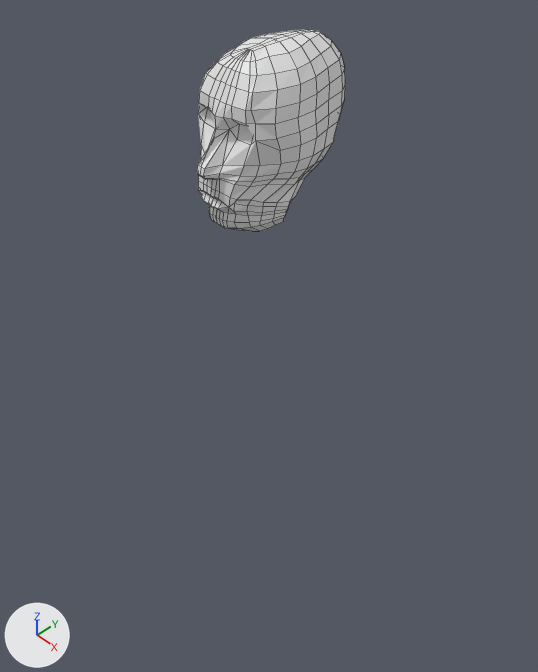
Before and after pictures for a commit that changed the Blender file LowPoly-Face.blend.
Before and after are seen from a 50 mm camera at (6.37, -5.89, 3.82) aimed at (0.01, 0.24, -3.75). The lights are fixed; the arrows at lower left show +X, +Y and +Z. Mesh edges are drawn as thin lines.
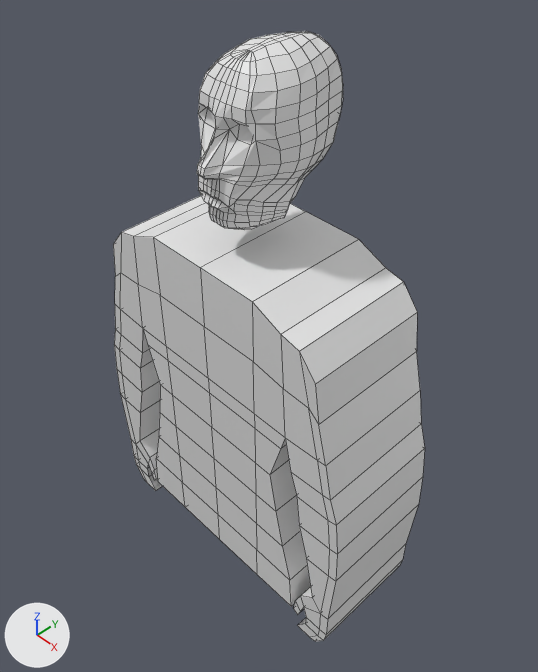
Commit message: ADD First Model Of Body

Scene script edits in JSON lines:
```json
{"block": "me_cube_002", "where": "# used by ob_cube; location = (0.0, 0.0, 0.0)"}
{"block": "me_cube_002", "where": "# verts and faces of me_cube_002; kept vertices keep their numbers, new ones are numbered from 240"}
{"block": "me_cube_002", "where": "# before: 4 (0.24, -0.3, -1.49) at pixel (251, 231), 46 (0.24, -0.3, -1.49) at pixel (251, 231), 97 (0.16, -0.35, -1.49) at pixel (244, 230), 120 (0.4, 0.13, -1.46) at pixel (283, 221), 121 (0.37, 0.01, -1.47) at pixel (275, 225)"}
{"block": "me_cube_002", "where": "# before: 122 (0.36, -0.11, -1.47) at pixel (267, 228), 123 (0.32, -0.23, -1.48) at pixel (259, 231), 126 (0.44, -0.1, -1.34) at pixel (272, 221), 127 (0.4, -0.29, -1.33) at pixel (260, 225), 128 (0.35, -0.41, -1.33) at pixel (251, 227)"}
{"block": "me_cube_002", "where": "# before: 206 (0.46, -0.11, -1.28) at pixel (273, 218), 207 (0.42, -0.3, -1.25) at pixel (260, 221)"}
{"op": "remove", "block": "me_cube_002", "code": "me_cube_002.from_pydata(...)  # 240 vertices, 209 faces, 1 loose edge; spans x -0.01..0.69, y -0.9..1.35, z -1.49..0.76"}
{"op": "add", "block": "me_cube_002", "code": "me_cube_002.from_pydata(...)  # 237 vertices, 208 faces, 1 loose edge; spans x -0.01..0.69, y -0.9..1.31, z -1.49..0.76"}
{"block": "me_cube_002", "change": "me_cube_002 part 1"}
{"block": "me_cube_002", "change": "3 vertices are removed from x 0.0..0.03, y 1.04..1.15, z 0.66..0.7"}
{"block": "me_cube_002", "change": "4 faces are deleted"}
{"block": "me_cube_002", "change": "6 vertices in x 0.0..0.19, y -0.06..0.74, z 0.72..0.75 move by (0.0, 0.0, -0.02)"}
{"block": "me_cube_002", "change": "4 vertices in x 0.0..0.33, y -0.06..0.5, z 0.72..0.75 move by (0.0, 0.0, -0.01)"}
{"block": "me_cube_002", "change": "4 vertices in x 0.0..0.36, y 1.26..1.35, z -0.1..0.08 move by (0.0, -0.04, 0.0)"}
{"block": "me_cube_002", "change": "14 vertices move from x 0.0..0.54, y -0.14..1.34, z 0.27..0.72 to x 0.0..0.54, y -0.14..1.28, z 0.27..0.7"}
{"block": "me_cube_002", "change": "1 vertex is added at (0.0, 1.04, 0.67)"}
{"block": "me_cube_002", "change": "3 new faces join them"}
{"block": "me_cube_002", "change": "me_cube_002 part 2"}
{"op": "add", "block": "me_cube_002", "code": "delete_vertices([46])  # with the faces that use them"}
{"op": "add", "block": "me_cube_002", "code": "for i in [126, 127, 128]: verts[i] += (-0.02, 0.0, 0.0)"}
{"op": "add", "block": "me_cube_002", "code": "verts[4] = (0.23, -0.3, -1.46)  # moved, pixel (251, 229)"}
{"op": "add", "block": "me_cube_002", "code": "verts[97] = (0.16, -0.35, -1.48)  # moved, pixel (244, 229)"}
{"op": "add", "block": "me_cube_002", "code": "verts[120] = (0.35, 0.13, -1.42)  # moved, pixel (280, 218)"}
{"op": "add", "block": "me_cube_002", "code": "verts[121] = (0.33, 0.01, -1.43)  # moved, pixel (272, 221)"}
{"op": "add", "block": "me_cube_002", "code": "verts[122] = (0.31, -0.11, -1.44)  # moved, pixel (265, 224)"}
{"op": "add", "block": "me_cube_002", "code": "verts[123] = (0.28, -0.23, -1.43)  # moved, pixel (257, 226)"}
{"op": "add", "block": "me_cube_002", "code": "verts[206] = (0.45, -0.11, -1.28)  # moved, pixel (272, 218)"}
{"op": "add", "block": "me_cube_002", "code": "verts[207] = (0.41, -0.3, -1.25)  # moved, pixel (260, 221)"}
{"op": "add", "block": "me_cube", "code": ["me_cube = bpy.data.meshes.new('Cube')", "me_cube.from_pydata(...)  # 177 vertices, 192 faces; spans x 0.0..2.72, y -1.0..1.0, z -5.21..1.31"]}
{"op": "add", "block": "ob_body", "code": ["ob_body = bpy.data.objects.new('Body', me_cube)", "ob_body.location = (0.0, 0.0, -3.16)", "_m = ob_body.modifiers.new('Mirror', 'MIRROR')"]}
```

Boxes (x1, y1, x2, y2) around the edits, measured in the pictures (538 x 672 px; the box of a moved part takes in the faces that stretch with it):
```json
{"object": "Body", "change": "added", "after": [113, 196, 425, 641]}
{"object": "Cube", "change": "reshaped", "before": [197, 29, 345, 231], "after": [197, 31, 343, 230]}
{"part": 1, "of": "me_cube_002", "change": "moved or reshaped", "before": [219, 29, 345, 118], "after": [219, 31, 343, 118]}
{"part": 2, "of": "me_cube_002", "change": "moved or reshaped", "before": [230, 212, 286, 231], "after": [231, 212, 286, 230]}
```
